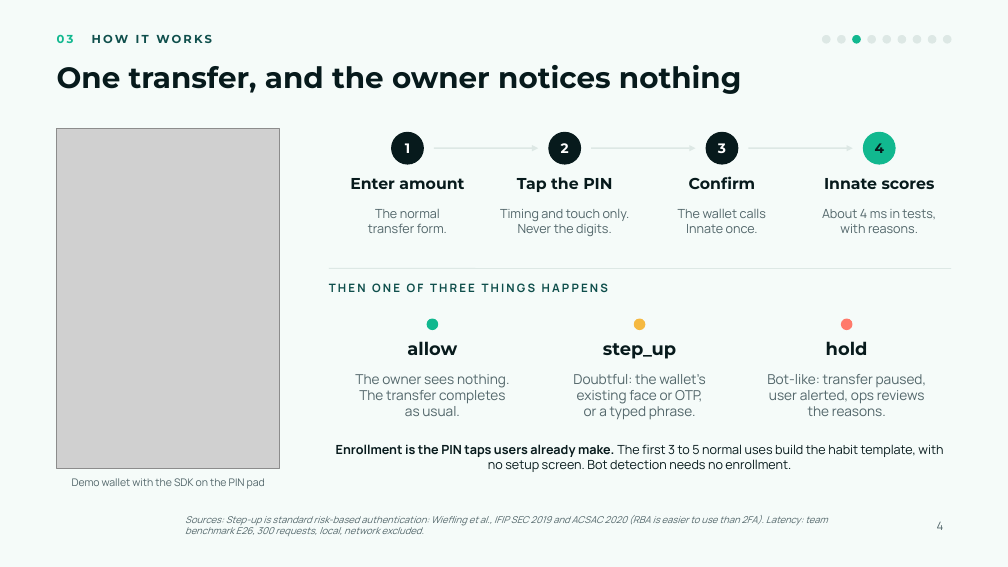
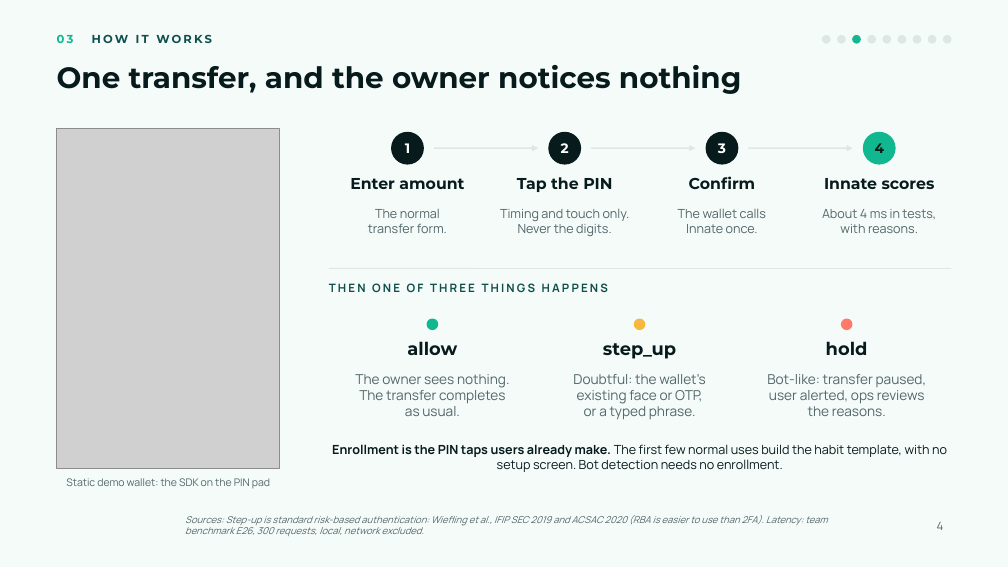
Before and after one commit to Odylytics/Innate_Odylytics, a slide deck: slide 4 of submission/Slide/Innate-slides.pptx. Drawn at 1008x567 pixels with LibreOffice and Linux fonts; fonts in the diff are those of the drawing; grey boxes stand for pictures; background and template pictures are left out. Boxes give left, top, right and bottom in pixels: in the first picture for what was removed or moved away, otherwise in the second. Text is boxed around its words. In the diff, an @@ line names an element or a change of style, - is before the commit and + after.

```diff
--- a/submission/Slide/Innate-slides.pptx
+++ b/submission/Slide/Innate-slides.pptx
@@ text at (332,444,947,472): text changed @@
-Enrollment is the PIN taps users already make. The first 3 to 5 normal uses build the habit template, with no setup screen. Bot detection needs no enrollment.
+Enrollment is the PIN taps users already make. The first few normal uses build the habit template, with no setup screen. Bot detection needs no enrollment.
@@ text at (66,478,270,489): text changed @@
-Demo wallet with the SDK on the PIN pad
+Static demo wallet: the SDK on the PIN pad
```
Also in this commit, not shown: 2 other slides changed, 7 other files.
